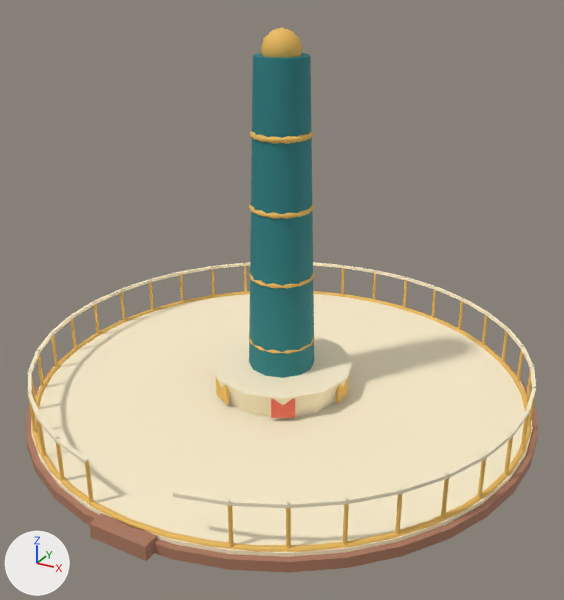
What one commit did to the glTF model games/brightway-park/public/art/models/ride_swings.glb.
One viewpoint serves both versions: a 50 mm camera at (7.49, -13.61, 9.21) aimed at (0.32, -0.56, 2.69). The axes (+X, +Y, +Z) are drawn at lower left. The lights are the same throughout. The picture after the commit comes second. Where no turn or scale is listed for an object, it has been applied to the vertices.

Objects in the first picture: 'ride_swings_0', 'ride_swings_1', 'ride_swings_2', 'ride_swings_3', 'ride_swings_4'.
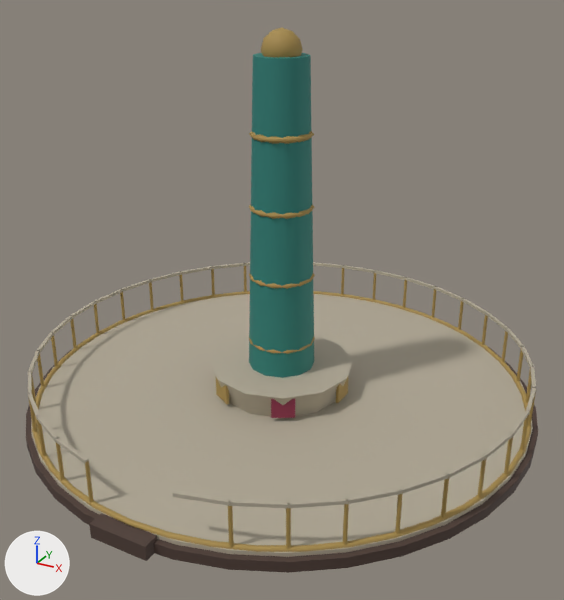
Boxes (x1, y1, x2, y2) around the edits, measured in the pictures (564 x 600 px):
'ride_swings_1', recoloured (beige to grey): (28, 262, 536, 557) in both
'ride_swings_2', recoloured: (28, 27, 536, 552) in both
'ride_swings_0', recoloured: (26, 348, 538, 573) in both
'ride_swings_4', recoloured (darker): (271, 399, 295, 418) in both

The change in detail:
Material 'Material_0' (mat_material_0) changes colour from brown #ad7960 to brown #4d3b33; in linear values from (0.418, 0.191, 0.117) to (0.0742, 0.0437, 0.0331).
Material 'Material_1' (mat_material_1) changes colour from beige #fff1cf to grey #b1a895; in linear values from (1.0, 0.88, 0.624) to (0.44, 0.392, 0.301).
Material 'Material_2' (mat_material_2) changes colour from orange #edbc5c to brown #a68a4a; in linear values from (0.847, 0.503, 0.107) to (0.381, 0.254, 0.0685).
Material 'Material_4' (mat_material_4) changes colour from red #ef7059 to red #8c2f4a; in linear values from (0.863, 0.162, 0.0999) to (0.262, 0.0284, 0.0685).
